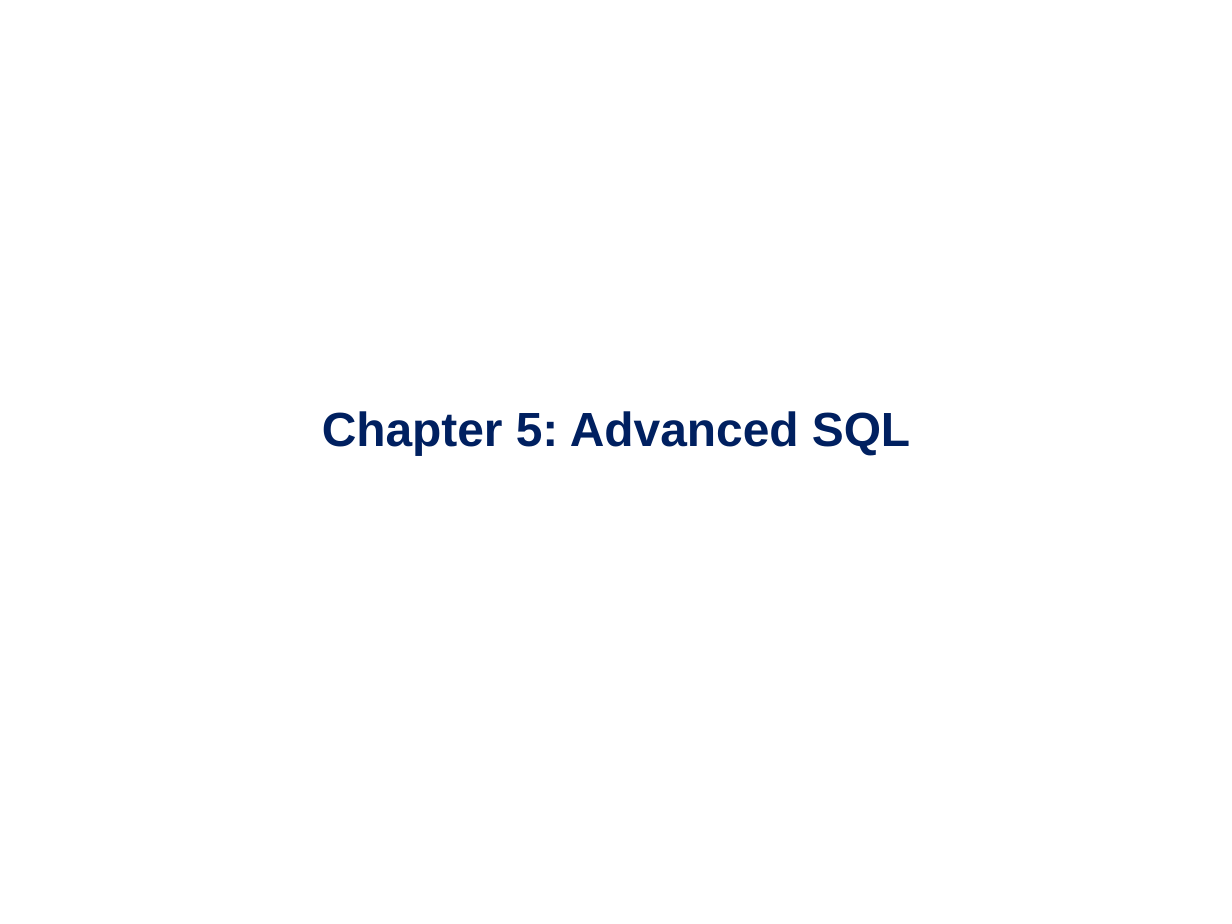
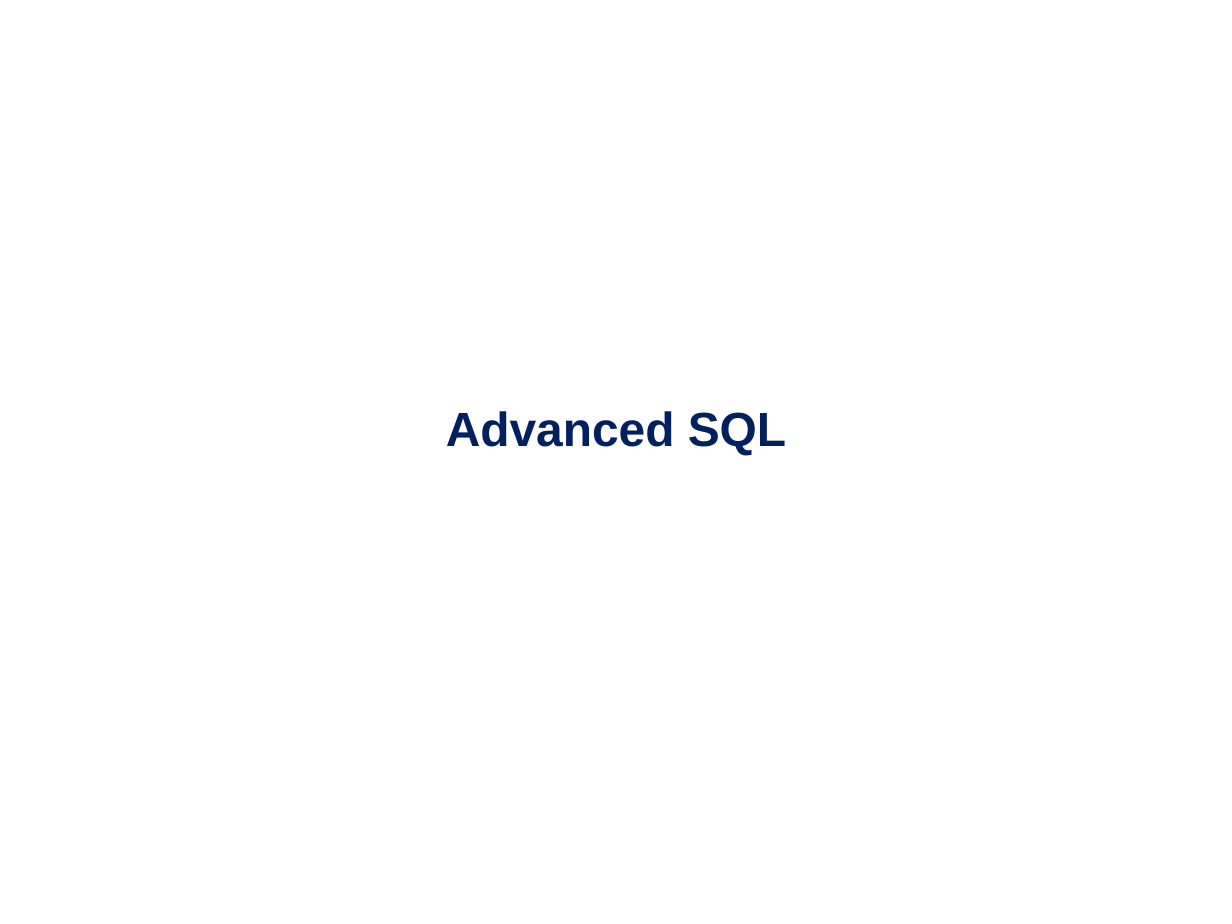
Before and after one commit to nashurgessa/DB-practices, a slide deck: slide 1 of Slides/L18-24 Advanced SQL.pptx. Drawn at 1232x924 pixels with LibreOffice and Linux fonts; fonts in the diff are those of the drawing; background and template pictures are left out. Boxes give left, top, right and bottom in pixels: in the first picture for what was removed or moved away, otherwise in the second. Text is boxed around its words. In the diff, an @@ line names an element or a change of style, - is before the commit and + after.

```diff
--- a/Slides/L18-24 Advanced SQL.pptx
+++ b/Slides/L18-24 Advanced SQL.pptx
@@ title at (446,411,786,455): text changed @@
-Chapter 5: Advanced SQL
+Advanced SQL
```
Also in this commit, not shown: 7 other slides changed.
